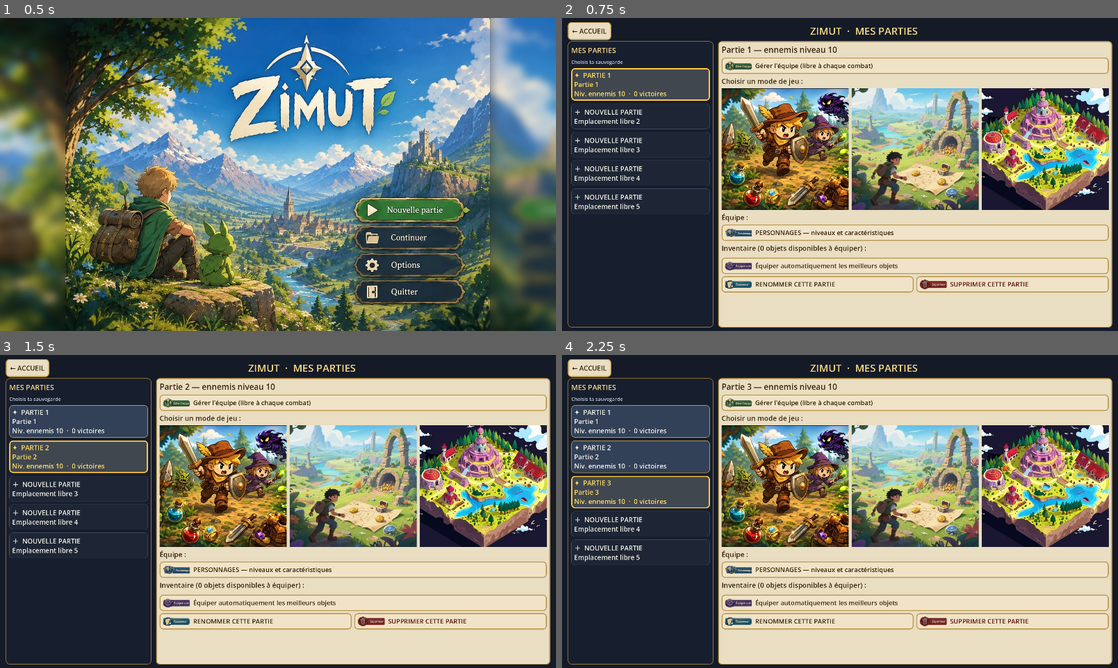
Above: before the commit, frames 1-4 (two rows, left to right).
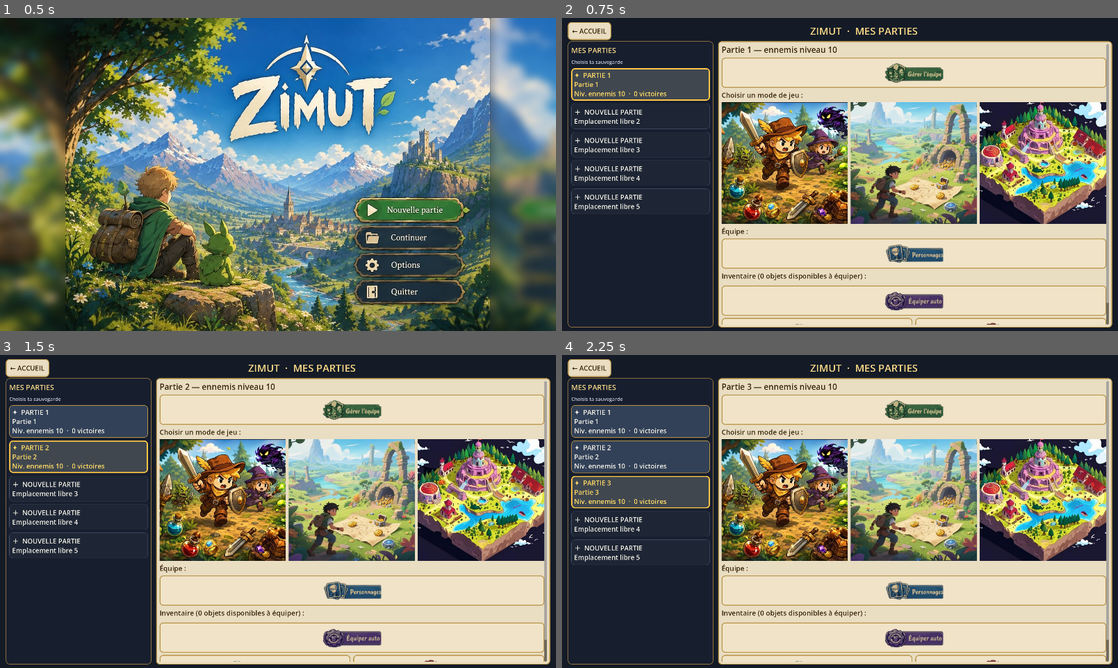
Above: after the commit, the same moments.

Repository: CharlieG42/Zimut
Game: Godot game, scene res://scenes/MainMenu.tscn
The game is run twice, just before and just after one commit, with the same random seed, the same clock (stepped at 60 frames per second) and the same inputs.
Inputs (mouse positions are in pixels of both pictures, inside the frame that each line leads up to):
- Up to frame 1 (0.5 s): no input
- Up to frame 2 (0.75 s): click (973, 208) at 0.5 s
- Up to frame 3 (1.5 s): click "＋ NOUVELLE PARTIE Emplacement…" at 1.25 s
- Up to frame 4 (2.25 s): click "＋ NOUVELLE PARTIE Emplacement…" at 2 s

Frame 1 is identical in both runs. In frame 2, 34% of the frame differs, in the area x 28-99%, y 8-98%; in frame 3, 34%; in frame 4, 34%.

Commit message:
Sélection de partie : boutons d'action en pleine image PNG
Les boutons Gérer l'équipe, Personnages, Loots, Équipement auto,
Renommer et Supprimer affichent désormais uniquement l'image
(128x64, libellé déjà intégré au PNG), centrée et agrandie dans le
bouton ; le libellé textuel reste en info-bulle. Hauteur portée à
104 px (84 en vue compacte) pour que les images soient bien
visibles.

Co-authored-by: CharlieG42 <CharlieG42@users.noreply.github.com>

Diff:
--- a/prototype/zimut/scripts/SaveSlotsUI.gd
+++ b/prototype/zimut/scripts/SaveSlotsUI.gd
@@ -482,34 +482,23 @@
 	"delete": "res://assets/ui/actions/action_delete.png",
 }
 
+## Bouton d'action en image : le PNG (128x64, libellé intégré) est
+## agrandi et centré dans le bouton, sans texte superposé ; le
+## libellé reste en info-bulle.
 func _action_button(icon_key: String, txt: String, txt_col: Color) -> Button:
 	var b := Button.new()
-	b.custom_minimum_size = Vector2(0, 56)
+	b.tooltip_text = txt
+	b.custom_minimum_size = Vector2(0, 84 if _is_compact() else 104)
 	b.focus_mode = Control.FOCUS_ALL
-	var hb := HBoxContainer.new()
-	hb.set_anchors_preset(Control.PRESET_FULL_RECT)
-	hb.add_theme_constant_override("separation", 10)
-	hb.offset_left = 10.0
-	hb.offset_right = -10.0
-	hb.mouse_filter = Control.MOUSE_FILTER_IGNORE
-	b.add_child(hb)
 	var icon_path: String = String(ACTION_ICONS.get(icon_key, ""))
 	if icon_path != "" and ResourceLoader.exists(icon_path):
-		var icon := TextureRect.new()
-		icon.texture = load(icon_path) as Texture2D
-		icon.custom_minimum_size = Vector2(96, 48)
-		icon.expand_mode = TextureRect.EXPAND_IGNORE_SIZE
-		icon.stretch_mode = TextureRect.STRETCH_KEEP_ASPECT_CENTERED
-		icon.mouse_filter = Control.MOUSE_FILTER_IGNORE
-		hb.add_child(icon)
-	var lbl := Label.new()
-	lbl.text = txt
-	lbl.add_theme_font_size_override("font_size", _ui_font(19))
-	lbl.add_theme_color_override("font_color", txt_col)
-	lbl.size_flags_horizontal = Control.SIZE_EXPAND_FILL
-	lbl.vertical_alignment = VERTICAL_ALIGNMENT_CENTER
-	lbl.mouse_filter = Control.MOUSE_FILTER_IGNORE
-	hb.add_child(lbl)
+		var art := TextureRect.new()
+		art.texture = load(icon_path) as Texture2D
+		art.set_anchors_preset(Control.PRESET_FULL_RECT)
+		art.expand_mode = TextureRect.EXPAND_IGNORE_SIZE
+		art.stretch_mode = TextureRect.STRETCH_KEEP_ASPECT_CENTERED
+		art.mouse_filter = Control.MOUSE_FILTER_IGNORE
+		b.add_child(art)
 	b.add_theme_stylebox_override("normal", _flat())
 	b.add_theme_stylebox_override("hover", _flat())
 	return b
